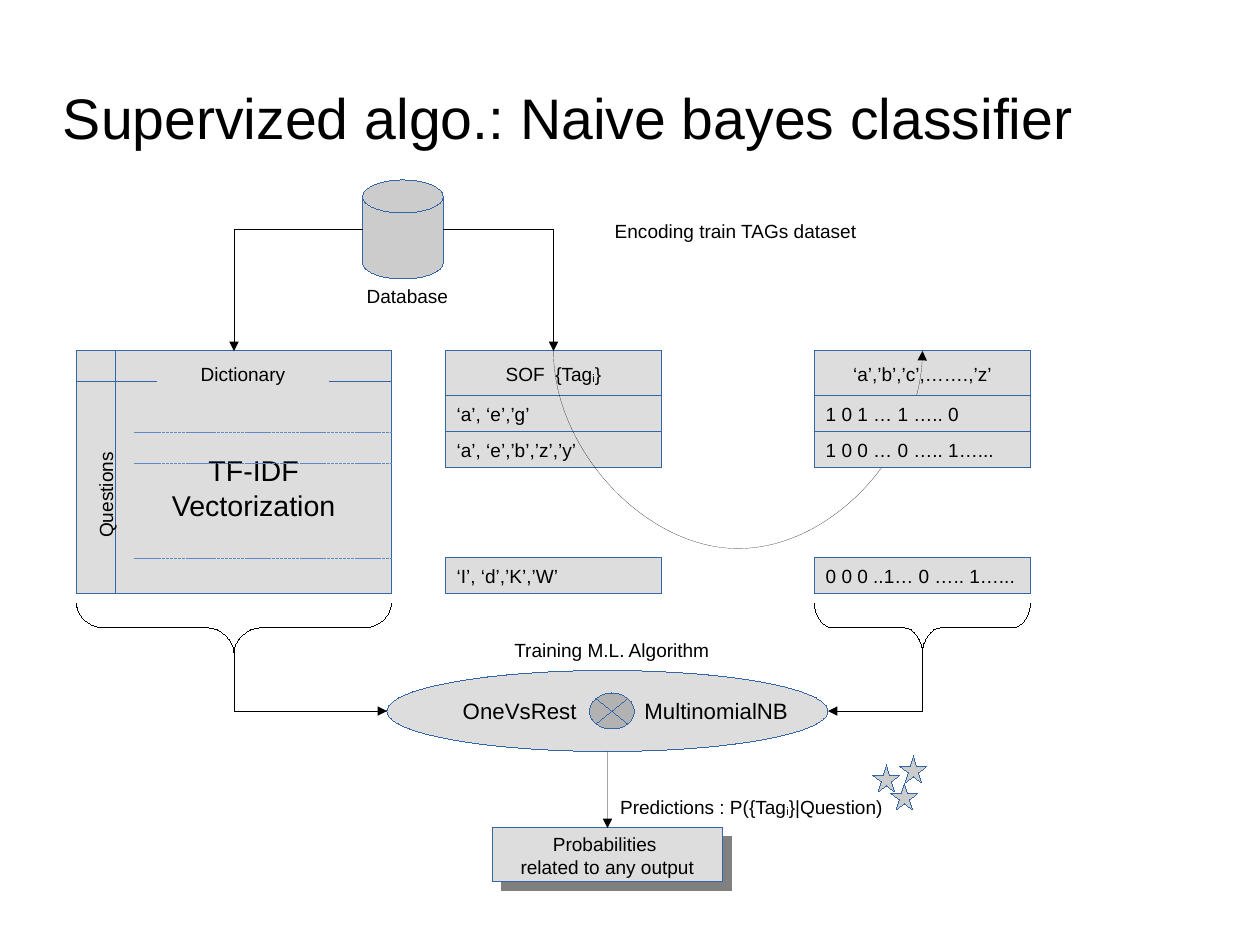
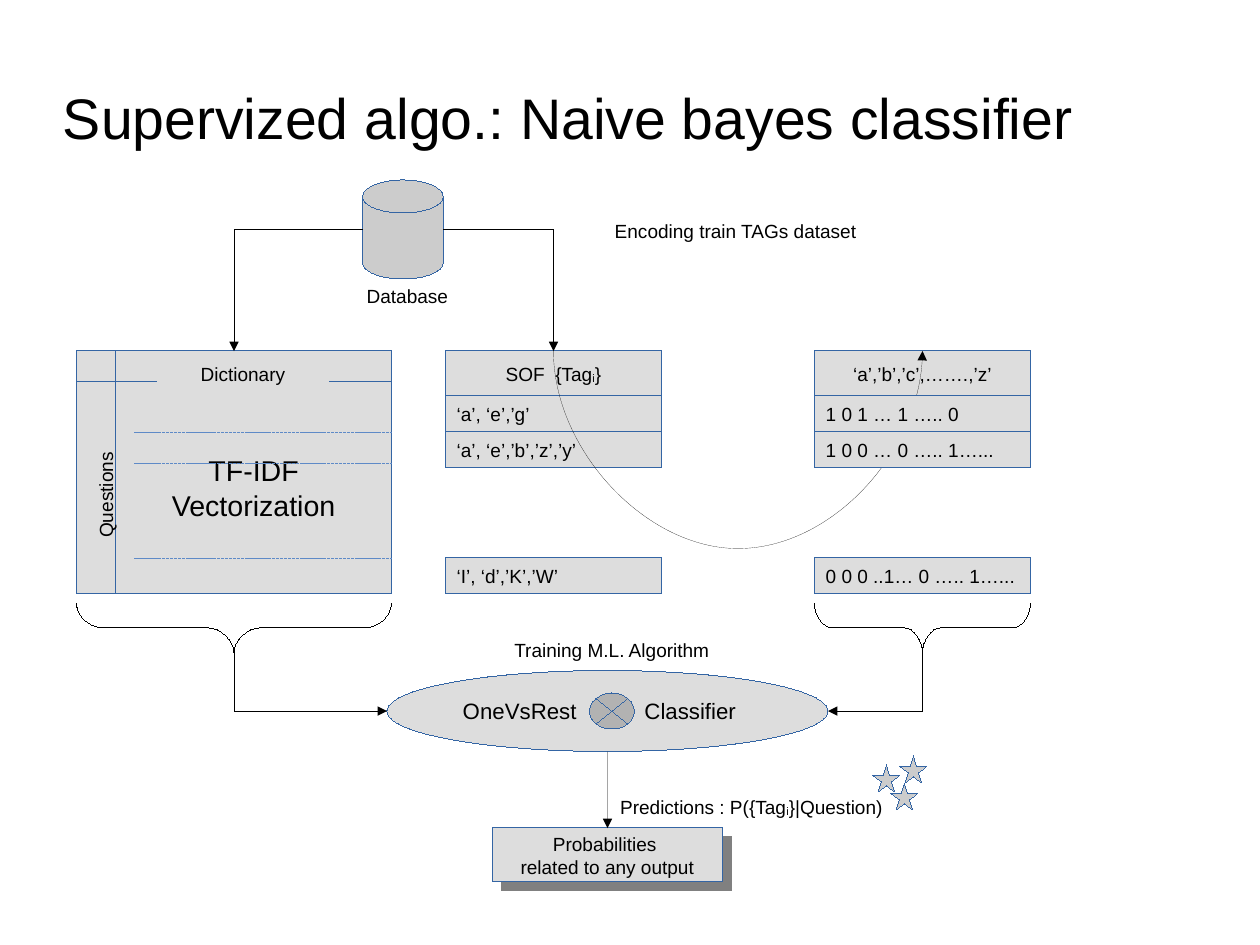
Before and after one commit to dataforcast/OC_Datascientist, a slide deck: slide 15 of P6/report/Openclassrooms_ParcoursDatascientist_P6-V1.odp (slide 11 before the commit). Drawn at 1260x945 pixels with LibreOffice and Linux fonts; fonts in the diff are those of the drawing; background and template pictures are left out. Boxes give left, top, right and bottom in pixels: in the first picture for what was removed or moved away, otherwise in the second. Text is boxed around its words. In the diff, an @@ line names an element or a change of style, - is before the commit and + after.

```diff
--- a/P6/report/Openclassrooms_ParcoursDatascientist_P6-V1.odp
+++ b/P6/report/Openclassrooms_ParcoursDatascientist_P6-V1.odp
@@ text in ellipse at box(463, 703, 735, 720): text changed @@
-OneVsRest MultinomialNB
+OneVsRest Classifier
```
Also in this commit, not shown: 2 other slides changed, 4 slides added, 9 other files.
